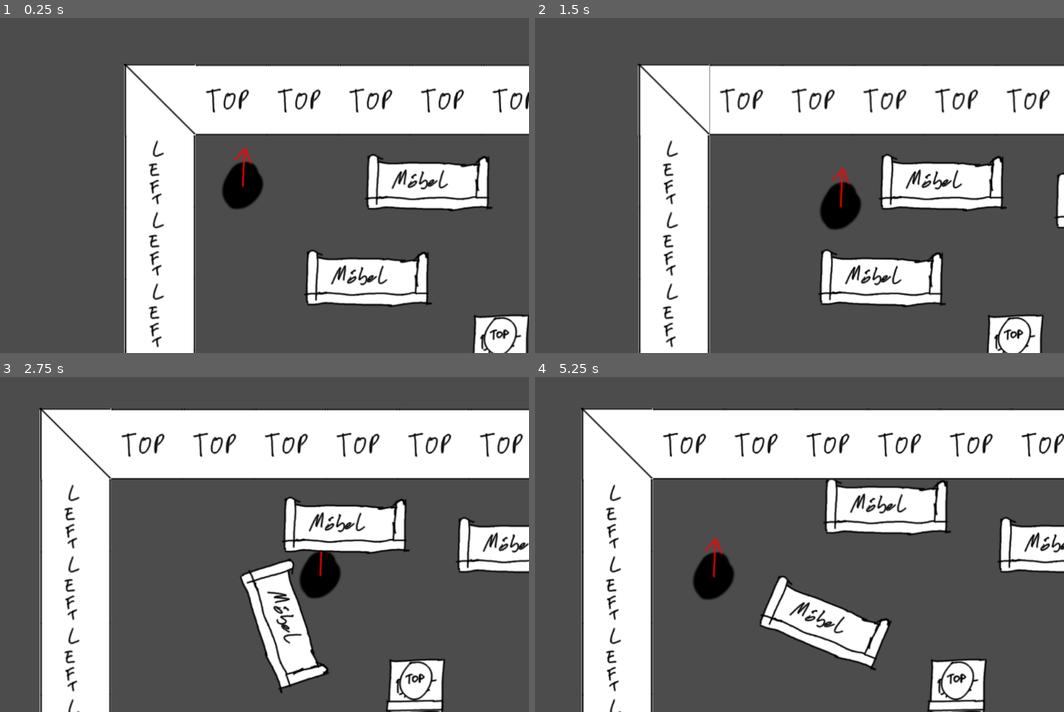
Above: before the commit, frames 1-4 (two rows, left to right).
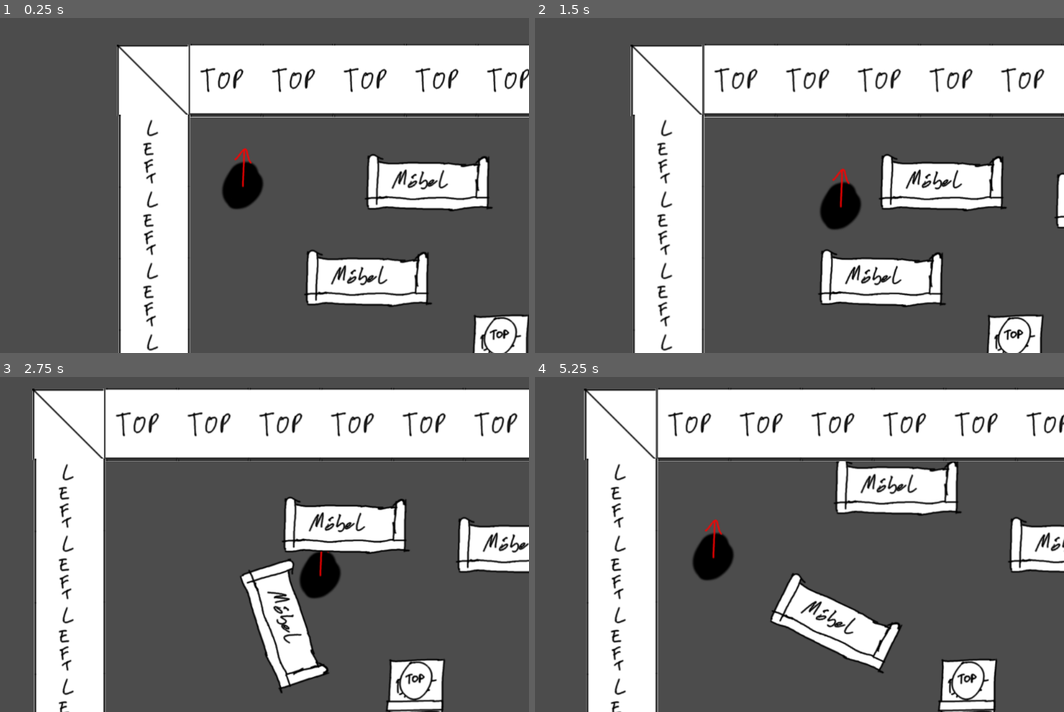
Above: after the commit, the same moments.

Repository: gingergenius/Spotify1962
Game: Godot game, scene res://scenes/StefanTestScene.tscn
Two runs of this game, one before a commit and one after it. Both use one fixed random seed, a clock stepped at 60 frames per second and the inputs below. Before the commit the project starts from res://StefanTestScene.tscn.
Inputs:
- Up to frame 1 (0.25 s): no input
- Up to frame 2 (1.5 s): tap Enter at 0.5 s; hold D (player_right) 0.53-1.28 s; hold Space (player_pull) 0.53-1.28 s; hold S (player_down) from 1.28 s (still down); tap Space (player_pull) at 1.35 s
- Up to frame 3 (2.75 s): release S (player_down) at 2.03 s; hold D (player_right) from 2.03 s (still down); hold Space (player_pull) from 2.03 s (still down)
- Up to frame 4 (5.25 s): release D (player_right) at 2.78 s; release Space (player_pull) at 2.78 s; hold W (player_up) 2.78-3.53 s; tap Space (player_pull) at 2.85, 4.35 s; hold Space (player_pull) 3.53-4.28 s; hold A (player_left) 3.53-5.03 s; hold S (player_down) from 5.03 s (still down); hold Space (player_pull) from 5.03 s (still down)

The runs differ from the first frame. In frame 1, 15% of the frame differs, in the area x 22-100%, y 7-100%; in frame 2, 15%; in frame 3, 17%; in frame 4, 24%, in the area x 8-100%, y 3-100%.

Commit message:
Add walls

Diff:
--- a/project.godot
+++ b/project.godot
@@ -11,7 +11,7 @@
 [application]
 
 config/name="Spotify1962"
-run/main_scene="res://StefanTestScene.tscn"
+run/main_scene="res://scenes/StefanTestScene.tscn"
 config/icon="res://icon.png"
 
 [input]
--- a/StefanTestScene.tscn
+++ b/scenes/StefanTestScene.tscn
@@ -9,10 +9,12 @@
 [ext_resource path="res://images/wall_topright.png" type="Texture" id=7]
 [ext_resource path="res://images/wall_bottomright.png" type="Texture" id=8]
 [ext_resource path="res://images/wall_bottomleft.png" type="Texture" id=9]
-[ext_resource path="res://images/wall_left.png" type="Texture" id=10]
-[ext_resource path="res://images/wall_top.png" type="Texture" id=11]
-[ext_resource path="res://images/wall_right.png" type="Texture" id=12]
-[ext_resource path="res://images/wall_bottom.png" type="Texture" id=13]
+[ext_resource path="res://scripts/wall_editor.gd" type="Script" id=10]
+[ext_resource path="res://images/wall_left.png" type="Texture" id=11]
+[ext_resource path="res://images/wall_top.png" type="Texture" id=12]
+[ext_resource path="res://images/wall_right.png" type="Texture" id=13]
+[ext_resource path="res://images/wall_bottom.png" type="Texture" id=14]
+[ext_resource path="res://images/door.png" type="Texture" id=15]
 
 [sub_resource type="CircleShape2D" id=1]
 
@@ -22,17 +24,39 @@
 [sub_resource type="RectangleShape2D" id=2]
 
 custom_solver_bias = 0.0
-extents = Vector2( 62.5336, 64.3833 )
+extents = Vector2( 64, 64 )
 
 [sub_resource type="RectangleShape2D" id=3]
 
 custom_solver_bias = 0.0
-extents = Vector2( 62.0943, 253.993 )
+extents = Vector2( 64, 264.086 )
 
 [sub_resource type="RectangleShape2D" id=4]
 
 custom_solver_bias = 0.0
-extents = Vector2( 504.308, 64.3833 )
+extents = Vector2( 502.603, 65.9671 )
+
+[sub_resource type="RectangleShape2D" id=5]
+
+custom_solver_bias = 0.0
+extents = Vector2( 62.0943, 100.558 )
+
+[sub_resource type="RectangleShape2D" id=6]
+
+custom_solver_bias = 0.0
+extents = Vector2( 503.186, 61.6533 )
+
+[sub_resource type="RectangleShape2D" id=7]
+
+custom_solver_bias = 0.0
+extents = Vector2( 62.1232, 11.9368 )
+
+[sub_resource type="Curve2D" id=8]
+
+bake_interval = 5.0
+_data = {
+"points": PoolVector2Array(  )
+}
 
 [node name="game" type="Node" index="0"]
 
@@ -128,8 +152,7 @@
 
 [node name="wall_topleft" type="Sprite" parent="walls" index="0"]
 
-editor/display_folded = true
-position = Vector2( 42.3559, 60.9685 )
+position = Vector2( 29.2387, 26.9504 )
 texture = ExtResource( 6 )
 _sections_unfolded = [ "Animation", "Offset", "Region" ]
 
@@ -142,15 +165,16 @@
 constant_angular_velocity = 0.0
 friction = 1.0
 bounce = 0.0
+_sections_unfolded = [ "Transform" ]
 
 [node name="CollisionShape2D" type="CollisionShape2D" parent="walls/wall_topleft/StaticBody2D" index="0"]
 
 shape = SubResource( 2 )
+_sections_unfolded = [ "Transform" ]
 
 [node name="wall_topright" type="Sprite" parent="walls" index="1"]
 
-editor/display_folded = true
-position = Vector2( 1170.41, 62.7896 )
+position = Vector2( 1167.62, 23.7369 )
 texture = ExtResource( 7 )
 _sections_unfolded = [ "Animation", "Offset", "Region" ]
 
@@ -171,7 +195,6 @@
 
 [node name="wall_bottomright" type="Sprite" parent="walls" index="2"]
 
-editor/display_folded = true
 position = Vector2( 1167.26, 689.448 )
 texture = ExtResource( 8 )
 _sections_unfolded = [ "Animation", "Offset", "Region" ]
@@ -193,8 +216,7 @@
 
 [node name="wall_bottomleft" type="Sprite" parent="walls" index="3"]
 
-editor/display_folded = true
-position = Vector2( 42.6593, 688.28 )
+position = Vector2( 33.6973, 682.186 )
 texture = ExtResource( 9 )
 _sections_unfolded = [ "Animation", "Offset", "Region" ]
 
@@ -213,93 +235,181 @@
 position = Vector2( 1.99603, 1.85382 )
 shape = SubResource( 2 )
 
-[node name="wall_left" type="Sprite" parent="walls" index="4"]
-
-position = Vector2( 42.7585, 374.93 )
-texture = ExtResource( 10 )
-region_enabled = true
-region_rect = Rect2( 0, 0, 128, 500 )
-_sections_unfolded = [ "Region" ]
-
-[node name="StaticBody2D" type="StaticBody2D" parent="walls/wall_left" index="0"]
-
-input_pickable = false
-collision_layer = 1
-collision_mask = 1
-constant_linear_velocity = Vector2( 0, 0 )
-constant_angular_velocity = 0.0
-friction = 1.0
-bounce = 0.0
-
-[node name="CollisionShape2D" type="CollisionShape2D" parent="walls/wall_left/StaticBody2D" index="0"]
+[node name="wall_left" type="StaticBody2D" parent="walls" index="4"]
+
+position = Vector2( 32.4922, 351.953 )
+input_pickable = false
+collision_layer = 1
+collision_mask = 1
+constant_linear_velocity = Vector2( 0, 0 )
+constant_angular_velocity = 0.0
+friction = 1.0
+bounce = 0.0
+script = ExtResource( 10 )
+_sections_unfolded = [ "Z Index" ]
+_collider = NodePath("collisionShape")
+_sprite = NodePath("collisionShape/sprite")
+
+[node name="collisionShape" type="CollisionShape2D" parent="walls/wall_left" index="0"]
 
 shape = SubResource( 3 )
-
-[node name="wall_top" type="Sprite" parent="walls" index="5"]
-
-position = Vector2( 606.576, 61.7917 )
+_sections_unfolded = [ "Z Index" ]
+
+[node name="sprite" type="Sprite" parent="walls/wall_left/collisionShape" index="0"]
+
 texture = ExtResource( 11 )
 region_enabled = true
-region_rect = Rect2( 0, 0, 1000, 128 )
-_sections_unfolded = [ "Animation", "Offset", "Region" ]
-
-[node name="StaticBody2D" type="StaticBody2D" parent="walls/wall_top" index="0"]
-
-input_pickable = false
-collision_layer = 1
-collision_mask = 1
-constant_linear_velocity = Vector2( 0, 0 )
-constant_angular_velocity = 0.0
-friction = 1.0
-bounce = 0.0
-
-[node name="CollisionShape2D" type="CollisionShape2D" parent="walls/wall_top/StaticBody2D" index="0"]
-
-position = Vector2( 1.99603, 1.85382 )
+region_rect = Rect2( 0, 0, 128, 528.171 )
+_sections_unfolded = [ "Region", "Transform" ]
+
+[node name="wall_top" type="StaticBody2D" parent="walls" index="5"]
+
+editor/display_folded = true
+position = Vector2( 599.239, 26.9504 )
+input_pickable = false
+collision_layer = 1
+collision_mask = 1
+constant_linear_velocity = Vector2( 0, 0 )
+constant_angular_velocity = 0.0
+friction = 1.0
+bounce = 0.0
+script = ExtResource( 10 )
+_collider = NodePath("collisionShape")
+_sprite = NodePath("collisionShape/sprite")
+
+[node name="collisionShape" type="CollisionShape2D" parent="walls/wall_top" index="0"]
+
 shape = SubResource( 4 )
 
-[node name="wall_right" type="Sprite" parent="walls" index="6"]
-
-position = Vector2( 1166.67, 378.528 )
+[node name="sprite" type="Sprite" parent="walls/wall_top/collisionShape" index="0"]
+
 texture = ExtResource( 12 )
 region_enabled = true
-region_rect = Rect2( 0, 0, 128, 500 )
-_sections_unfolded = [ "Animation", "Offset", "Region" ]
-
-[node name="StaticBody2D" type="StaticBody2D" parent="walls/wall_right" index="0"]
-
-input_pickable = false
-collision_layer = 1
-collision_mask = 1
-constant_linear_velocity = Vector2( 0, 0 )
-constant_angular_velocity = 0.0
-friction = 1.0
-bounce = 0.0
-
-[node name="CollisionShape2D" type="CollisionShape2D" parent="walls/wall_right/StaticBody2D" index="0"]
-
-position = Vector2( 1.99603, 1.85382 )
-shape = SubResource( 3 )
-
-[node name="wall_bottom" type="Sprite" parent="walls" index="7"]
-
-position = Vector2( 602.333, 690.19 )
+region_rect = Rect2( 0, 0, 1005.21, 131.934 )
+_sections_unfolded = [ "Animation", "Offset", "Region" ]
+
+[node name="wall_right" type="StaticBody2D" parent="walls" index="6"]
+
+position = Vector2( 1167.83, 185.982 )
+input_pickable = false
+collision_layer = 1
+collision_mask = 1
+constant_linear_velocity = Vector2( 0, 0 )
+constant_angular_velocity = 0.0
+friction = 1.0
+bounce = 0.0
+script = ExtResource( 10 )
+_collider = "collisionShape"
+_sprite = "collisionShape/sprite"
+
+[node name="collisionShape" type="CollisionShape2D" parent="walls/wall_right" index="0"]
+
+shape = SubResource( 5 )
+
+[node name="sprite" type="Sprite" parent="walls/wall_right/collisionShape" index="0"]
+
 texture = ExtResource( 13 )
 region_enabled = true
-region_rect = Rect2( 0, 0, 1000, 128 )
-_sections_unfolded = [ "Animation", "Offset", "Region" ]
-
-[node name="StaticBody2D" type="StaticBody2D" parent="walls/wall_bottom" index="0"]
-
-input_pickable = false
-collision_layer = 1
-collision_mask = 1
-constant_linear_velocity = Vector2( 0, 0 )
-constant_angular_velocity = 0.0
-friction = 1.0
-bounce = 0.0
-
-[node name="CollisionShape2D" type="CollisionShape2D" parent="walls/wall_bottom/StaticBody2D" index="0"]
-
-position = Vector2( 1.99603, 1.85382 )
-shape = SubResource( 4 )
+region_rect = Rect2( 0, 0, 124.189, 201.116 )
+_sections_unfolded = [ "Animation", "Offset", "Region" ]
+
+[node name="wall_right2" type="StaticBody2D" parent="walls" index="7"]
+
+position = Vector2( 1165.51, 525.726 )
+input_pickable = false
+collision_layer = 1
+collision_mask = 1
+constant_linear_velocity = Vector2( 0, 0 )
+constant_angular_velocity = 0.0
+friction = 1.0
+bounce = 0.0
+script = ExtResource( 10 )
+_collider = "collisionShape"
+_sprite = "collisionShape/sprite"
+
+[node name="collisionShape" type="CollisionShape2D" parent="walls/wall_right2" index="0"]
+
+shape = SubResource( 5 )
+
+[node name="sprite" type="Sprite" parent="walls/wall_right2/collisionShape" index="0"]
+
+texture = ExtResource( 13 )
+region_enabled = true
+region_rect = Rect2( 0, 0, 124.189, 201.116 )
+_sections_unfolded = [ "Animation", "Offset", "Region" ]
+
+[node name="wall_bottom" type="StaticBody2D" parent="walls" index="8"]
+
+position = Vector2( 599.374, 685.218 )
+input_pickable = false
+collision_layer = 1
+collision_mask = 1
+constant_linear_velocity = Vector2( 0, 0 )
+constant_angular_velocity = 0.0
+friction = 1.0
+bounce = 0.0
+script = ExtResource( 10 )
+_collider = "collisionShape"
+_sprite = "collisionShape/sprite"
+
+[node name="collisionShape" type="CollisionShape2D" parent="walls/wall_bottom" index="0"]
+
+shape = SubResource( 6 )
+_sections_unfolded = [ "Transform" ]
+
+[node name="sprite" type="Sprite" parent="walls/wall_bottom/collisionShape" index="0"]
+
+texture = ExtResource( 14 )
+region_enabled = true
+region_rect = Rect2( 0, 0, 1006.37, 123.307 )
+script = ExtResource( 10 )
+_sections_unfolded = [ "Animation", "Offset", "Region" ]
+
+[node name="doors" type="Node2D" parent="." index="4"]
+
+editor/display_folded = true
+
+[node name="door" type="RigidBody2D" parent="doors" index="0"]
+
+position = Vector2( 1198.83, 395.65 )
+rotation = 1.5708
+input_pickable = false
+collision_layer = 1
+collision_mask = 1
+mode = 0
+mass = 1.0
+friction = 1.0
+bounce = 0.0
+gravity_scale = 1.0
+custom_integrator = false
+continuous_cd = 0
+contacts_reported = 0
+contact_monitor = false
+sleeping = false
+can_sleep = true
+linear_velocity = Vector2( 0, 0 )
+linear_damp = -1.0
+angular_velocity = 0.0
+angular_damp = -1.0
+_sections_unfolded = [ "Transform" ]
+
+[node name="CollisionShape2D" type="CollisionShape2D" parent="doors/door" index="0"]
+
+position = Vector2( 9.79837, -15.5637 )
+scale = Vector2( 0.840575, 2.00287 )
+shape = SubResource( 7 )
+_sections_unfolded = [ "Transform", "Z Index" ]
+
+[node name="door" type="Sprite" parent="doors/door/CollisionShape2D" index="0"]
+
+position = Vector2( -0.76947, 0.873657 )
+rotation = -3.48929e-15
+scale = Vector2( 1.01818, 1.01818 )
+texture = ExtResource( 15 )
+_sections_unfolded = [ "Transform" ]
+
+[node name="Path2D" type="Path2D" parent="doors" index="1"]
+
+position = Vector2( 63.4859, 0.0387802 )
+curve = SubResource( 8 )
+_sections_unfolded = [ "Pause" ]
--- /dev/null
+++ b/scripts/wall_editor.gd
@@ -0,0 +1,37 @@
+tool
+extends StaticBody2D
+
+export(NodePath) var _collider = "collisionShape"
+onready var collider = get_node(_collider)
+export(NodePath) var _sprite = "collisionShape/sprite"
+onready var sprite = get_node(_sprite)
+
+# class member variables go here, for example:
+# var a = 2
+# var b = "textvar"
+
+func _ready():
+	print(collider.position)
+	# Called every time the node is added to the scene.
+	# Initialization here
+	pass
+
+func _process(delta):
+	if sprite != null && collider != null:
+		sprite.region_rect.size = collider.shape.extents * 2
+
+		# scale shall not be changed!
+		if (collider.scale != Vector2(1,1) || sprite.scale != Vector2(1,1) || scale != Vector2(1,1)):
+			print("ERROR: PLEASE DON'T CHANGE THE SCALE!")
+			collider.scale = Vector2(1,1)
+			sprite.scale = Vector2(1,1)
+			scale = Vector2(1,1)
+			# don't move if we are currently scaling
+			collider.position = Vector2(0,0)
+			sprite.position = Vector2(0,0)
+
+		# position shall not be changed
+		position += collider.position
+		collider.position = Vector2(0,0)
+		position += sprite.position
+		sprite.position = Vector2(0,0)
Binary file added: images/door.png
Not shown, added: images/door.png.import
Not shown: 1 places in scenes/StefanTestScene.tscn that only renumber resources
